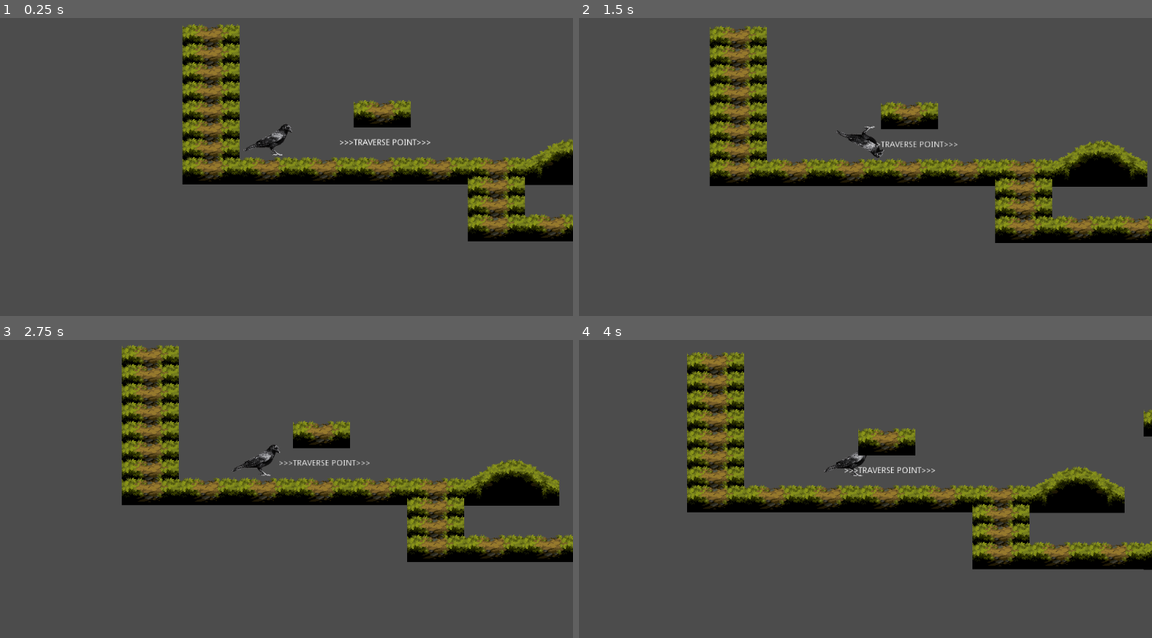
Above: before the commit, frames 1-4 (two rows, left to right).
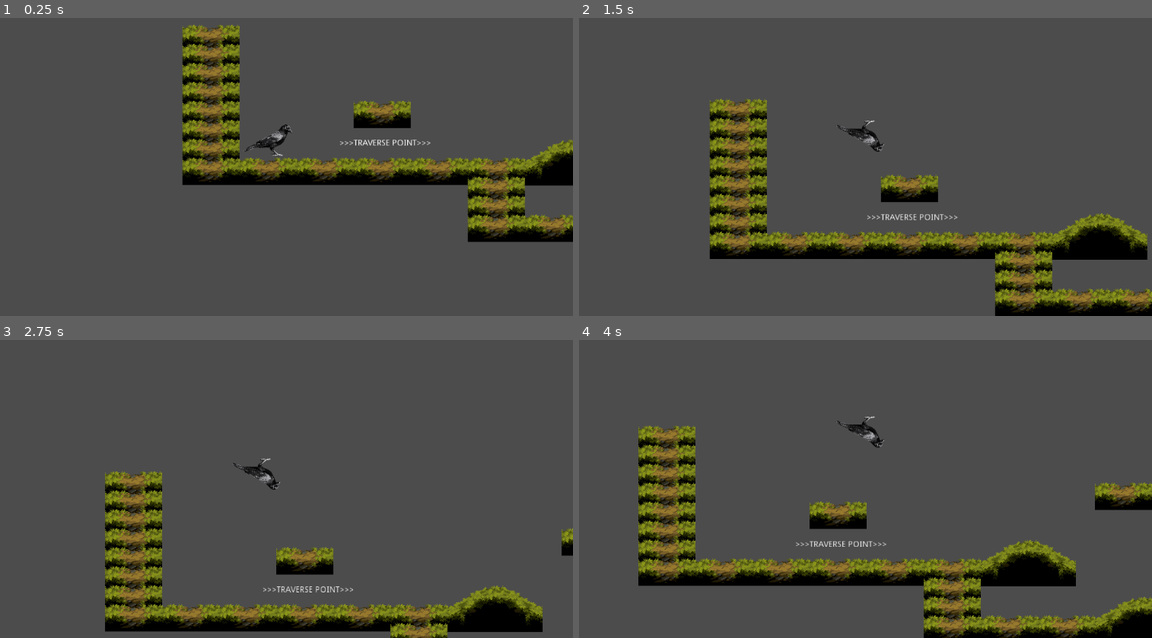
Above: after the commit, the same moments.

Repository: MPLekter/ToT---Player-Actions
Game: Godot game, scene res://Scenes/TestScene.tscn
Two runs of this game, one before a commit and one after it. Both use one fixed random seed, a clock stepped at 60 frames per second and the inputs below. The project has no main scene, so this scene is started directly.
Inputs:
- Up to frame 1 (0.25 s): no input
- Up to frame 2 (1.5 s): hold A (player_crouch) 0.53-1.28 s; hold Right (player_right) from 0.53 s (still down); tap Space (player_jump) at 0.77 s; tap A (player_crouch) at 1.35 s
- Up to frame 3 (2.75 s): tap Space (player_jump) at 1.52 s; release Right (player_right) at 2.03 s; hold Left (player_left) from 2.03 s (still down); hold A (player_crouch) from 2.03 s (still down)
- Up to frame 4 (4 s): release Left (player_left) at 2.78 s; release A (player_crouch) at 2.78 s; hold Right (player_right) from 2.78 s (still down); tap A (player_crouch) at 2.85 s; tap Space (player_jump) at 3.02, 3.77 s; hold A (player_crouch) from 3.53 s (still down)

The runs differ from the first frame. In frame 1, 2.7% of the frame differs, in the area x 31-100%, y 2-76%; in frame 2, 26%; in frame 3, 28%; in frame 4, 31%, in the area x 10-100%, y 4-100%.

Commit message:
fixed minor traverse points issue

Diff:
--- a/Scenes/TestScene.tscn
+++ b/Scenes/TestScene.tscn
@@ -1,14 +1,16 @@
-[gd_scene load_steps=4 format=2]
+[gd_scene load_steps=5 format=2]
 
 [ext_resource path="res://Scenes/TraversePoint.tscn" type="PackedScene" id=1]
 [ext_resource path="res://Scenes/Player.tscn" type="PackedScene" id=2]
 [ext_resource path="res://Resources/Test_Tileset.tres" type="TileSet" id=3]
 
+[sub_resource type="RectangleShape2D" id=1]
+extents = Vector2( 94.5, 26.5 )
+
 [node name="Node2D" type="Node2D"]
 
 [node name="Player" parent="." instance=ExtResource( 2 )]
 position = Vector2( 49, 282 )
-gravity = 50
 
 [node name="TileMap" type="TileMap" parent="."]
 tile_set = ExtResource( 3 )
@@ -20,12 +22,24 @@
 
 [node name="TraversePoint" parent="TraversePoints" instance=ExtResource( 1 )]
 position = Vector2( 241, 279 )
+__meta__ = {
+"_edit_lock_": true
+}
 
 [node name="TraversePoint2" parent="TraversePoints" instance=ExtResource( 1 )]
 position = Vector2( 1009, 115 )
+__meta__ = {
+"_edit_lock_": true
+}
 
-[node name="TraversePoint3" parent="TraversePoints" instance=ExtResource( 1 )]
-position = Vector2( 1103, 115 )
+[node name="CollisionShape2D" parent="TraversePoints/TraversePoint2" index="0"]
+position = Vector2( 47.5, 16.5 )
+shape = SubResource( 1 )
 
 [node name="TraversePoint4" parent="TraversePoints" instance=ExtResource( 1 )]
 position = Vector2( 909, 371 )
+__meta__ = {
+"_edit_lock_": true
+}
+
+[editable path="TraversePoints/TraversePoint2"]
--- a/Scripts/PlayerMovement_EliCuayong.gd
+++ b/Scripts/PlayerMovement_EliCuayong.gd
@@ -47,8 +47,13 @@
 
 func _physics_process(delta):
 
-	applyGravity(delta)
+	applyGravity()
+	movementLogic()
+	slideLogic()
+	jumpLogic()
+	applyMotion()
 
+func movementLogic():
 	#move no faster than maxSpeed
 	motion.x = clamp(motion.x, -maxSpeed, maxSpeed)
 
@@ -60,12 +65,7 @@
 		#slow down gradually
 		motion.x = lerp(motion.x, 0, 0.2)
 
-	slideLogic()
-	jumpLogic()
-	applyMotion()
-
-
-func applyGravity(delta):
+func applyGravity():
 	motion.y += gravity
 	if motion.y > maxFallSpeed:
 		motion.y = maxFallSpeed
